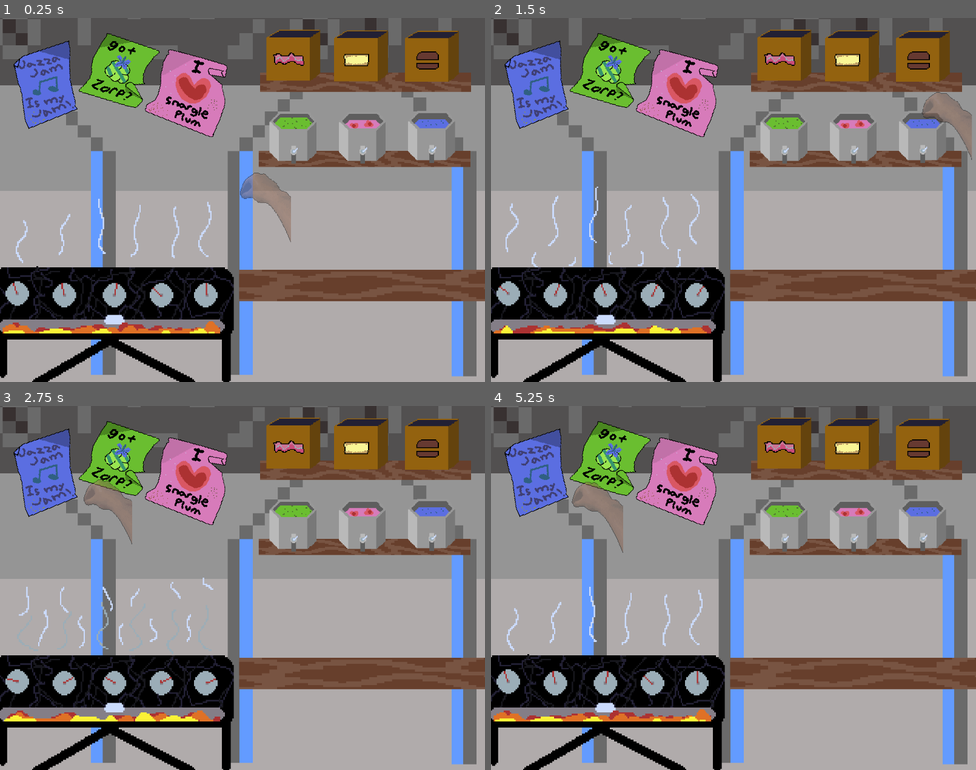
Above: before the commit, frames 1-4 (two rows, left to right).
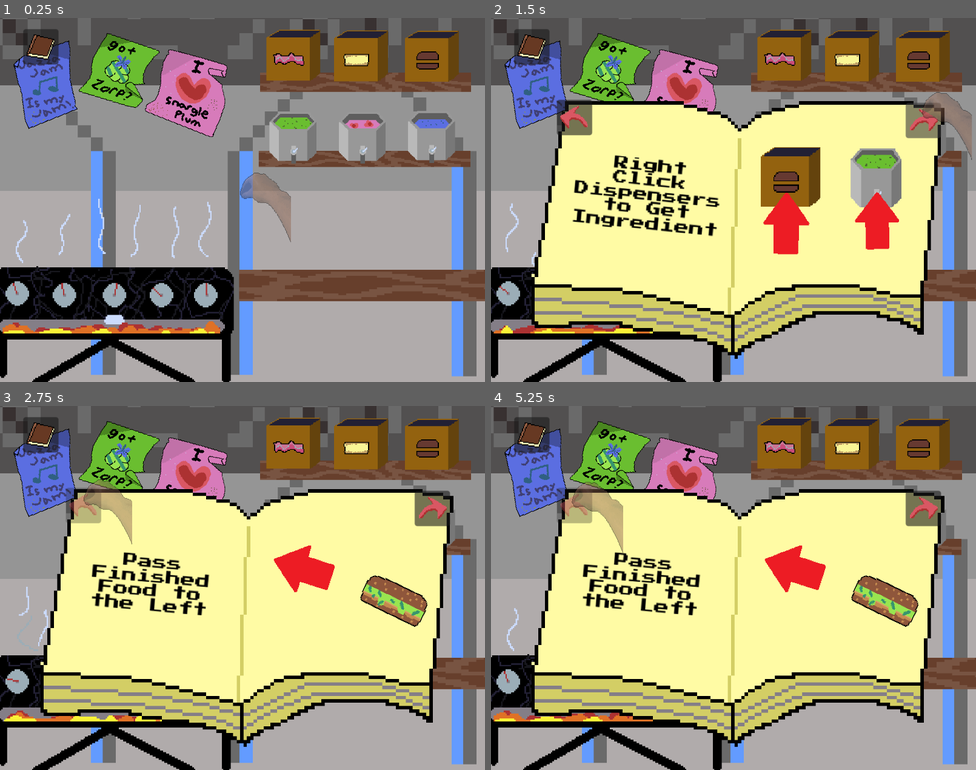
Above: after the commit, the same moments.

Repository: lganic/IEEE-GameJam-2026
Game: Godot game, scene res://scenes/grillscene.tscn
Two runs of this game, one before a commit and one after it. Both use one fixed random seed, a clock stepped at 60 frames per second and the inputs below. This scene is started directly instead of the project's main scene.
Inputs (mouse positions are in pixels of both pictures, inside the frame that each line leads up to):
- Up to frame 1 (0.25 s): no input
- Up to frame 2 (1.5 s): click (529, 47) at 0.52 s; click (922, 119) at 1.27 s
- Up to frame 3 (2.75 s): click (82, 504) at 2.02 s
- Up to frame 4 (5.25 s): click (922, 507) at 2.77 s; click (529, 435) at 3.52 s; click (529, 435) at 4.27 s; click (573, 504) at 5.02 s

The runs differ from the first frame. In frame 1, 0.7% of the frame differs, in the area x 4-13%, y 3-13%; in frame 2, 49%; in frame 3, 50%, in the area x 4-94%, y 3-94%; in frame 4, 50%.

Commit message:
added book

Diff:
--- a/scenes/Dispensers/FoodDispenser.tscn
+++ b/scenes/Dispensers/FoodDispenser.tscn
@@ -16,3 +16,4 @@
 texture = ExtResource("1_kvsh7")
 
 [node name="AudioStreamPlayer2D" type="AudioStreamPlayer2D" parent="." unique_id=892334725]
+volume_db = -11.905
--- a/scenes/FoodItems/sand-zorp.tscn
+++ b/scenes/FoodItems/sand-zorp.tscn
@@ -7,7 +7,7 @@
 size = Vector2(8.8, 18)
 
 [node name="Item" unique_id=78659004 instance=ExtResource("1_j1ye3")]
-item_id = "sand-zoop"
+item_id = "sand-zorp"
 grill_result_id = "garbage"
 grill_time = 10.0
 
--- /dev/null
+++ b/scenes/InstructionBook.gd
@@ -0,0 +1,49 @@
+extends Control
+
+@onready var book_panel: Control = $BookPanel
+@onready var page_texture: TextureRect = $BookPanel/PageTexture
+@onready var next_button: Button = $BookPanel/NextButton
+@onready var prev_button: Button = $BookPanel/PrevButton
+@onready var toggle_button: Button = $ToggleBookButton
+
+var pages: Array[Texture2D] = [
+	preload("res://assets/book pages/instructs_ins1.png"),
+	preload("res://assets/book pages/instructs_ins2.png"),
+	preload("res://assets/book pages/instructs_ins3.png"),
+	preload("res://assets/book pages/instructs_ins4.png"),
+	preload("res://assets/book pages/instructs_ins5.png"),
+	preload("res://assets/book pages/instructs_ins6.png"),
+]
+
+var current_page: int = 0
+
+func _ready() -> void:
+	toggle_button.pressed.connect(_on_toggle_book)
+	next_button.pressed.connect(_on_next_page)
+	prev_button.pressed.connect(_on_prev_page)
+
+	book_panel.visible = false
+	_update_page()
+
+func _on_toggle_book() -> void:
+	book_panel.visible = !book_panel.visible
+
+func _on_next_page() -> void:
+	if current_page < pages.size() - 1:
+		current_page += 1
+		_update_page()
+
+func _on_prev_page() -> void:
+	if current_page > 0:
+		current_page -= 1
+		_update_page()
+
+func _update_page() -> void:
+	if pages.size() == 0:
+		page_texture.texture = null
+		return
+
+	page_texture.texture = pages[current_page]
+
+	prev_button.disabled = current_page == 0
+	next_button.disabled = current_page == pages.size() - 1
--- /dev/null
+++ b/scenes/InstructionBook.tscn
@@ -0,0 +1,55 @@
+[gd_scene format=3 uid="uid://yuw6gx4pr8yd"]
+
+[ext_resource type="Texture2D" uid="uid://c2h2lm1nu1u7r" path="res://assets/bookgd-book.png" id="1_fv2p5"]
+[ext_resource type="Script" uid="uid://1k7vlk1wsdd" path="res://scenes/InstructionBook.gd" id="1_yflpt"]
+[ext_resource type="Texture2D" uid="uid://qesdrej32h2w" path="res://assets/bookgd-arrow.png" id="2_yflpt"]
+[ext_resource type="Texture2D" uid="uid://8pm5k0wf7bg1" path="res://assets/bookgd-arrow2.png" id="3_l8wdj"]
+[ext_resource type="Texture2D" uid="uid://o06uq6bsyhh0" path="res://assets/book pages/instructs_ins1.png" id="4_0qm14"]
+
+[node name="InstructionBook" type="Control" unique_id=2045019489]
+layout_mode = 3
+anchors_preset = 15
+anchor_right = 1.0
+anchor_bottom = 1.0
+grow_horizontal = 2
+grow_vertical = 2
+script = ExtResource("1_yflpt")
+
+[node name="ToggleBookButton" type="Button" parent="." unique_id=87536777]
+layout_mode = 0
+offset_left = -7.0
+offset_top = -42.0
+offset_right = 33.0
+offset_bottom = -2.0
+scale = Vector2(0.6, 0.6)
+icon = ExtResource("1_fv2p5")
+
+[node name="BookPanel" type="Control" parent="." unique_id=130120376]
+anchors_preset = 0
+offset_right = 40.0
+offset_bottom = 40.0
+
+[node name="PageTexture" type="TextureRect" parent="BookPanel" unique_id=257615038]
+layout_mode = 0
+offset_right = 640.0
+offset_bottom = 400.0
+scale = Vector2(0.46, 0.46)
+texture = ExtResource("4_0qm14")
+
+[node name="NextButton" type="Button" parent="BookPanel" unique_id=1664017885]
+layout_mode = 0
+offset_left = 259.0
+offset_top = 8.0
+offset_right = 299.0
+offset_bottom = 48.0
+scale = Vector2(0.6, 0.6)
+icon = ExtResource("2_yflpt")
+
+[node name="PrevButton" type="Button" parent="BookPanel" unique_id=1496207398]
+layout_mode = 0
+offset_left = 22.0
+offset_top = 6.0
+offset_right = 62.0
+offset_bottom = 46.0
+scale = Vector2(0.6, 0.6)
+icon = ExtResource("3_l8wdj")
--- a/scenes/grill.tscn
+++ b/scenes/grill.tscn
@@ -40,3 +40,4 @@
 
 [node name="AudioStreamPlayer2D" type="AudioStreamPlayer2D" parent="." unique_id=819326161]
 stream = ExtResource("2_70781")
+volume_db = -7.75
--- a/scenes/grillscene.tscn
+++ b/scenes/grillscene.tscn
@@ -17,6 +17,7 @@
 [ext_resource type="PackedScene" uid="uid://jl3nc1041rsw" path="res://scenes/OrderManager.tscn" id="15_0cl04"]
 [ext_resource type="PackedScene" uid="uid://cywr47okunqv3" path="res://scenes/DeliveryZone.tscn" id="15_187va"]
 [ext_resource type="PackedScene" uid="uid://bb3e2h0hg2akb" path="res://scenes/ReceiptTicket.tscn" id="16_23817"]
+[ext_resource type="PackedScene" uid="uid://yuw6gx4pr8yd" path="res://scenes/InstructionBook.tscn" id="17_fkdmm"]
 [ext_resource type="Texture2D" uid="uid://c6qcxra77p7lg" path="res://assets/posters.png" id="18_7x280"]
 [ext_resource type="AudioStream" uid="uid://cr48dorn3stfs" path="res://audio/bwaaaa-bwoaaaa.wav" id="19_rne88"]
 [ext_resource type="Script" uid="uid://hjfhlja4by1n" path="res://scripts/loop_audio.gd" id="20_msu7w"]
@@ -139,25 +140,10 @@
 position = Vector2(-32, -39)
 scale = Vector2(0.64, 0.64)
 
-[node name="Control" type="Control" parent="." unique_id=1241724224]
-layout_mode = 3
-anchors_preset = 0
-offset_right = 1.0
-offset_bottom = 1.0
-
-[node name="OrderManager" parent="Control" unique_id=1399016746 instance=ExtResource("15_0cl04")]
-layout_mode = 1
-receipt_scene = ExtResource("16_23817")
-possible_orders = Array[String](["biscuit-cooked-jazza", "biscuit-cooked-zorp", "biscuit-cooked-snargle", "sand-jazza", "sand-zorp", "sand-snargle", "sand-jazza-cooked", "sand-zorp-cooked", "sand-snargle-cooked", "sand-bacon-jazza", "sand-bacon-zorp", "sand-bacon-snargle", "sand-bacon-jazza-cooked", "sand-bacon-zorp-cooked", "sand-bacon-snargle-cooked"])
-
-[node name="DeliveryZone" parent="." unique_id=472155788 instance=ExtResource("15_187va")]
-position = Vector2(-254, -2)
-order_manager_path = NodePath("../Control/OrderManager")
-
 [node name="Sprite2D3" type="Sprite2D" parent="." unique_id=399390927]
 position = Vector2(-152, -85)
 rotation = 0.19137335
-scale = Vector2(0.435, 0.435)
+scale = Vector2(0.43499997, 0.43499997)
 texture = ExtResource("18_7x280")
 region_enabled = true
 region_rect = Rect2(263.3309, 0, 120.081696, 128)
@@ -172,11 +158,34 @@
 
 [node name="Sprite2D" type="Sprite2D" parent="." unique_id=1109039417]
 position = Vector2(-101.000015, -69)
-rotation = 0.48142388
-scale = Vector2(0.435, 0.435)
+rotation = 0.4814239
+scale = Vector2(0.43499997, 0.43499997)
 texture = ExtResource("18_7x280")
 region_enabled = true
 region_rect = Rect2(0, 0, 131.47765, 128)
+
+[node name="Control" type="Control" parent="." unique_id=1241724224]
+layout_mode = 3
+anchors_preset = 0
+offset_right = 1.0
+offset_bottom = 1.0
+
+[node name="OrderManager" parent="Control" unique_id=1399016746 instance=ExtResource("15_0cl04")]
+layout_mode = 1
+receipt_scene = ExtResource("16_23817")
+possible_orders = Array[String](["biscuit-cooked-jazza", "biscuit-cooked-zorp", "biscuit-cooked-snargle", "sand-jazza", "sand-zorp", "sand-snargle", "sand-jazza-cooked", "sand-zorp-cooked", "sand-snargle-cooked", "sand-bacon-jazza", "sand-bacon-zorp", "sand-bacon-snargle", "sand-bacon-jazza-cooked", "sand-bacon-zorp-cooked", "sand-bacon-snargle-cooked"])
+
+[node name="InstructionBook" parent="Control" unique_id=2045019489 instance=ExtResource("17_fkdmm")]
+z_index = 100
+layout_mode = 1
+offset_left = -209.0
+offset_top = -71.0
+offset_right = -209.0
+offset_bottom = -71.0
+
+[node name="DeliveryZone" parent="." unique_id=472155788 instance=ExtResource("15_187va")]
+position = Vector2(-254, -2)
+order_manager_path = NodePath("../Control/OrderManager")
 
 [node name="AudioStreamPlayer2D" type="AudioStreamPlayer2D" parent="." unique_id=2233258]
 stream = ExtResource("19_rne88")
Binary file added: assets/book pages/instructs_ins1.png
Not shown, added: assets/book pages/instructs_ins1.png.import
Binary file added: assets/book pages/instructs_ins2.png
Not shown, added: assets/book pages/instructs_ins2.png.import
Binary file added: assets/book pages/instructs_ins3.png
Not shown, added: assets/book pages/instructs_ins3.png.import
Binary file added: assets/book pages/instructs_ins4.png
Not shown, added: assets/book pages/instructs_ins4.png.import
Binary file added: assets/book pages/instructs_ins5.png
Not shown, added: assets/book pages/instructs_ins5.png.import
Binary file added: assets/book pages/instructs_ins6.png
Not shown, added: assets/book pages/instructs_ins6.png.import
(and 7 more such lines)
